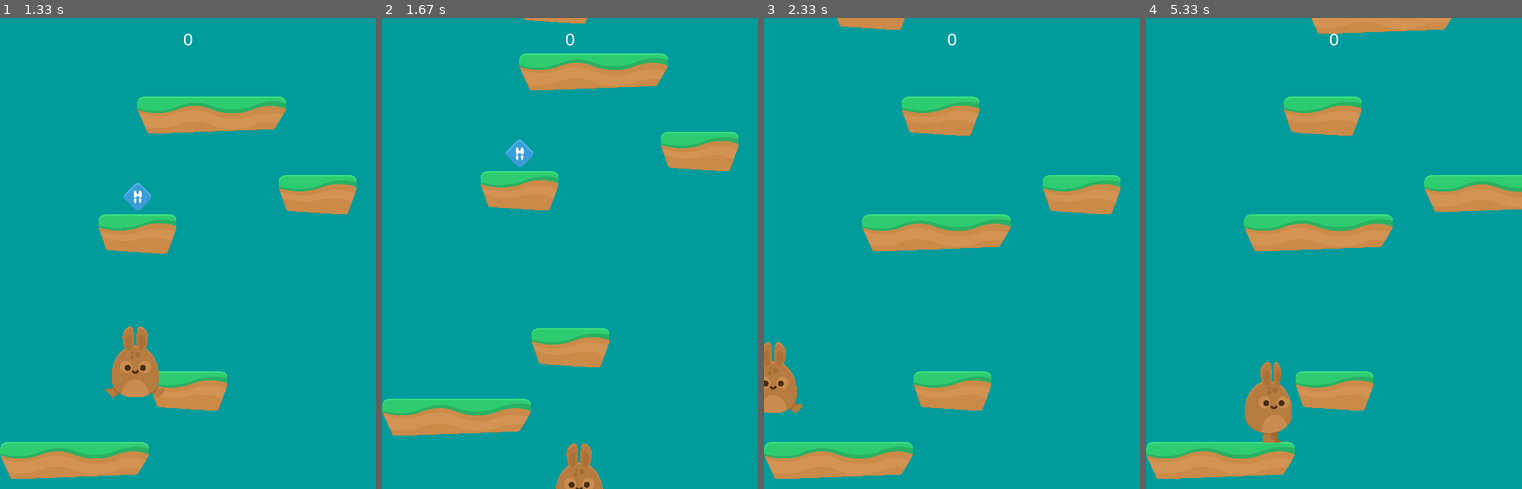
Above: before the commit, frames 1-4 (left to right).
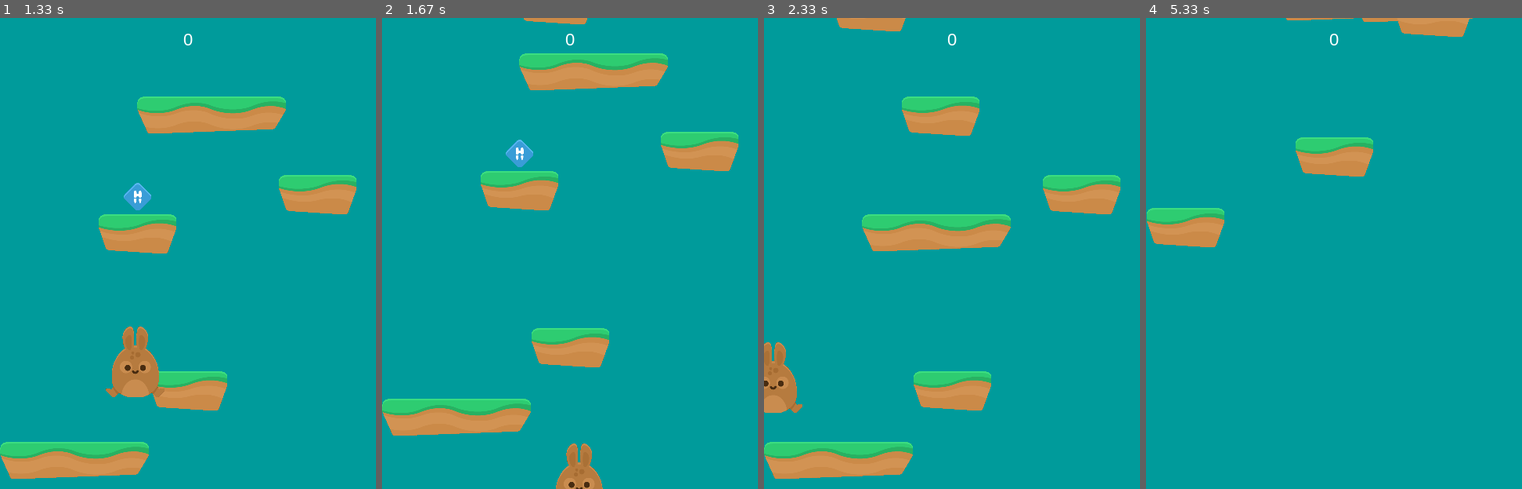
Above: after the commit, the same moments.

Repository: Flame753/games
Game: pygame game, started from platform/main.py
Two runs of this game, one before a commit and one after it. Both use one fixed random seed, a clock stepped at 60 frames per second and the inputs below.
Inputs:
- Up to frame 1 (1.33 s): tap Enter at 0.33 s; hold Right 0.67-1.13 s; hold Right from 1.17 s (still down); tap Space at 1.23 s
- Up to frame 2 (1.67 s): tap Space at 1.53 s; release Right at 1.63 s
- Up to frame 3 (2.33 s): hold Left 1.67-2.2 s; tap Space at 1.73, 2.03, 2.3 s; hold Left from 2.23 s (still down)
- Up to frame 4 (5.33 s): tap Space at 2.6, 2.73, 3.03, 3.4, 3.7, 3.9, 4.2, 4.4, 4.7 s; release Left at 2.63 s; hold Right 2.67-3.3 s; hold Left 3.33-3.8 s; hold Right 3.83-4.3 s; hold Right 4.33-4.8 s

Frame 1 is identical in both runs. In frame 2, less than 0.1% of the frame differs, in the area x 37-55%, y 0-2%; in frame 3, less than 0.1%; in frame 4, 16%, in the area x 0-100%, y 0-98%.

Commit message:
changed distance between platforms

Diff:
--- a/platform/main.py
+++ b/platform/main.py
@@ -116,7 +116,7 @@
         while len(self.platforms) < 6:
             width = random.randrange(50, 100)
             Platform(self, random.randrange(0, WIDTH - width),
-                     random.randrange(-70, -25))
+                     random.randrange(-60, -25))
 
     def events(self):
         # Game Loop - Events
